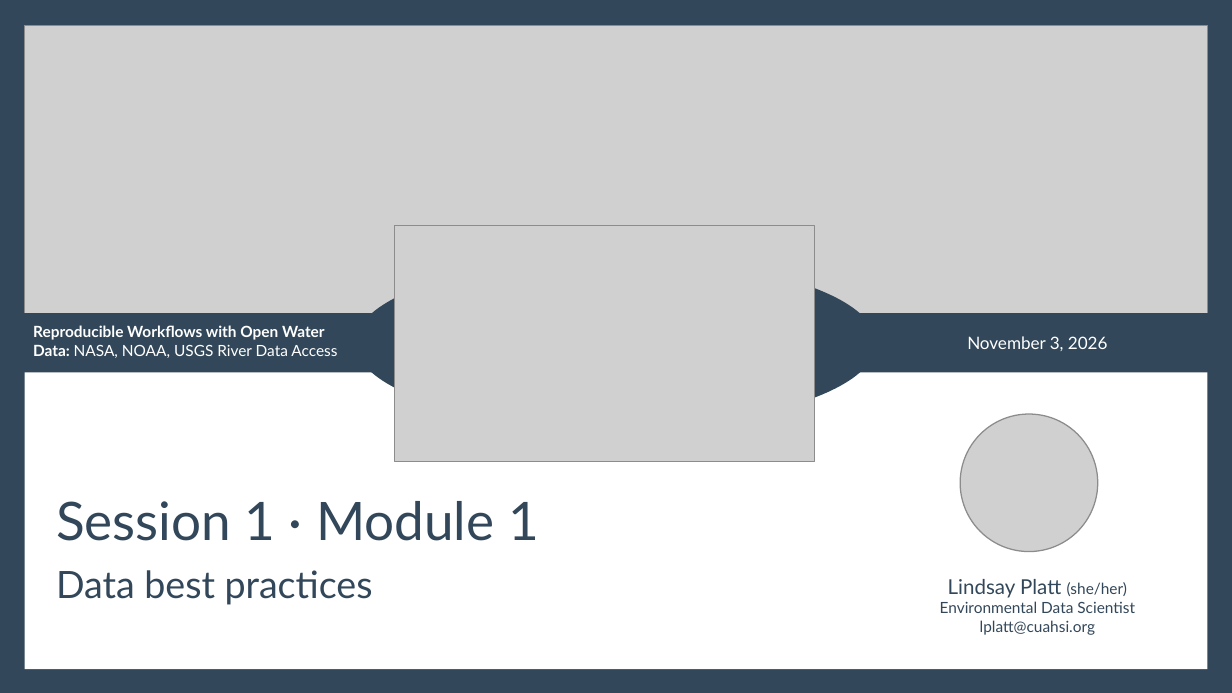
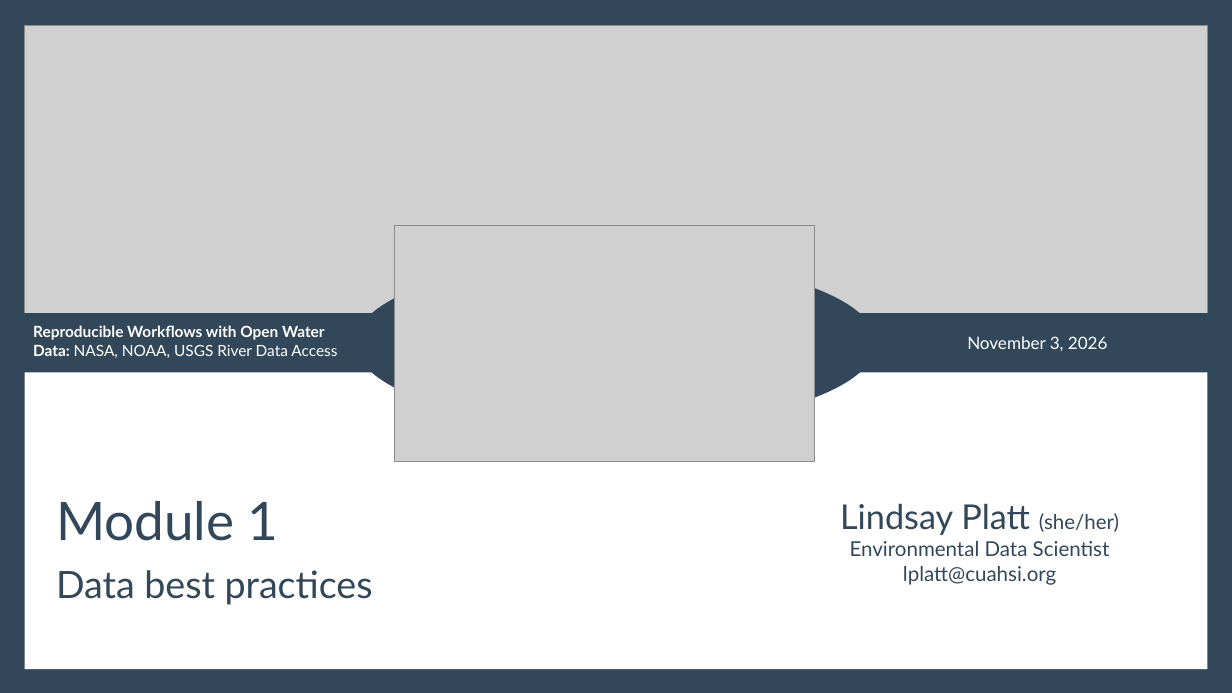
Before and after one commit to CUAHSI/federal-water-data-curriculum, a slide deck: slide 1 of teaching-materials/how-to-build/templates/template.pptx. Drawn at 1232x693 pixels with LibreOffice and Linux fonts; fonts in the diff are those of the drawing; grey boxes stand for pictures. Boxes give left, top, right and bottom in pixels: in the first picture for what was removed or moved away, otherwise in the second. Text is boxed around its words. In the diff, an @@ line names an element or a change of style, - is before the commit and + after.

```diff
--- a/teaching-materials/how-to-build/templates/template.pptx
+++ b/teaching-materials/how-to-build/templates/template.pptx
@@ picture removed at <box>960,414,1098,552</box> @@
@@ title at <box>56,501,279,541</box>: text changed @@
-Session 1 · Module 1
+Module 1
@@ text "Lindsay Platt (she/her)": place and size @@
-text "Lindsay Platt (she/her)" at <box>940,579,1135,635</box>
+text "Lindsay Platt (she/her)" at <box>840,503,1119,585</box>
@@ text "Lindsay Platt (she/her)" at <box>840,503,1119,585</box>: size 12 to 20 pt in "Lindsay Platt"; size 9 to 12 pt in "(she/her)", "Environmental Data Scientist", "lplatt@cuahsi.org" @@
```
Also in this commit, not shown: 1 other slide changed, 2 slides added.
